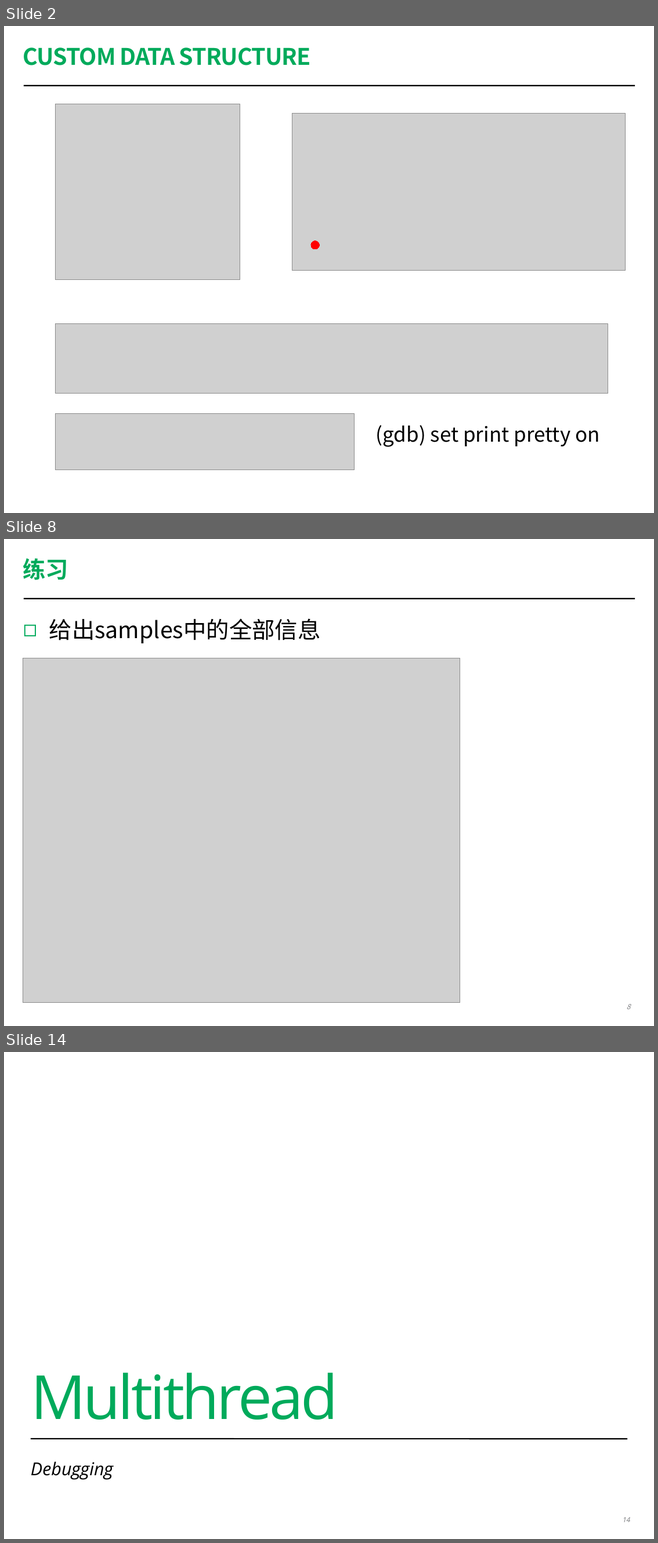
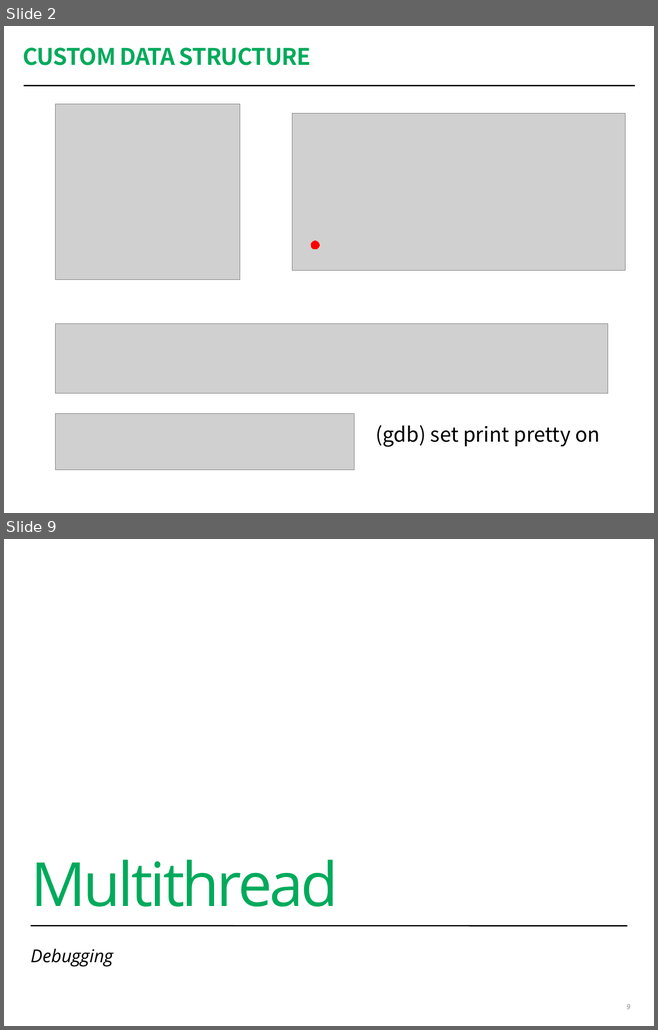
Before and after one commit to coney/c-training, a slide deck: Debug/session2/Debugging Workshop 2.pptx. Shown one above the other, each under a label of ours: slides 2, 8 and 14 before the commit, slides 2 and 9 after it; the slides between them are not shown. The pictures are 658x1543 and 658x1030 pixels, drawn with LibreOffice and Linux fonts; fonts in the diff are those of the drawing; grey boxes stand for pictures; background and template pictures are left out. Boxes give left, top, right and bottom in pixels: in the first picture for what was removed or moved away, otherwise in the second. Text is boxed around its words. In the diff, an @@ line names an element or a change of style, - is before the commit and + after.

```diff
--- a/Debug/session2/Debugging Workshop 2.pptx
+++ b/Debug/session2/Debugging Workshop 2.pptx
@@ slide 8 removed at (4, 539, 654, 1026), background #FFFFFF; not listed: 1 template element that a slide beside it also shows @@
@@ title removed at (23, 558, 68, 580) @@
-练习
@@ text removed at (49, 618, 321, 643) @@
-◻ 给出samples中的全部信息
@@ picture removed at (23, 658, 460, 1002) @@
@@ page number removed at (626, 1004, 630, 1009) @@
-8
@@ what was slide 14 is now slide 9 @@
@@ page number at (626, 1004, 630, 1009): text changed @@
-14
+9
```
Also in this commit, not shown: 3 slides changed, 4 slides added, 8 other slides removed.
